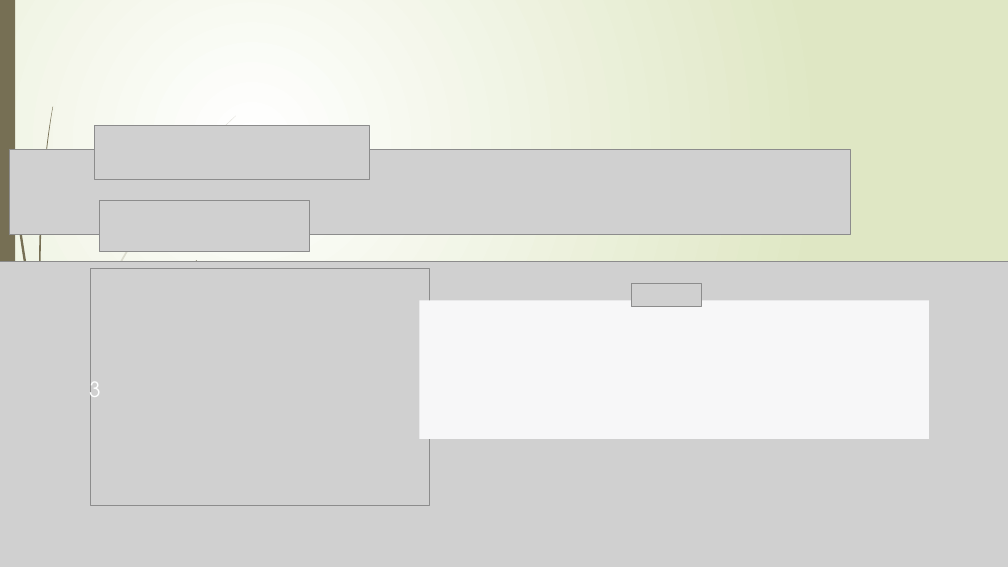
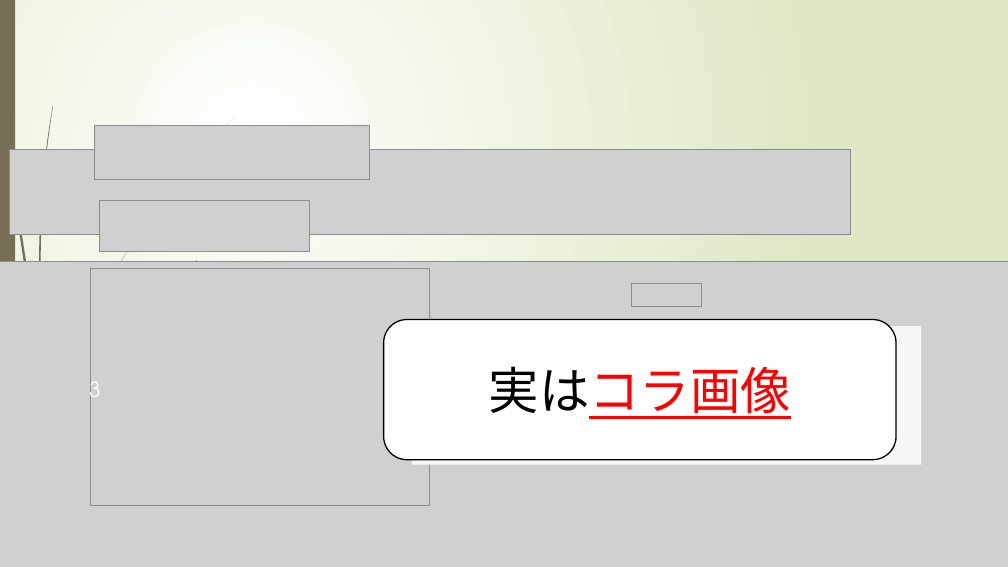
Before and after one commit to tmkttmkt/DevilTRex, a slide deck: slide 3 of その他/夏休みの課題のゲーム/GODAIGOisME_by森田/夏課題_ネットワーク技術/発表用.pptx. Drawn at 1008x567 pixels with LibreOffice and Linux fonts; fonts in the diff are those of the drawing; grey boxes stand for pictures; background and template pictures are left out. Boxes give left, top, right and bottom in pixels: in the first picture for what was removed or moved away, otherwise in the second. Text is boxed around its words. In the diff, an @@ line names an element or a change of style, - is before the commit and + after.

```diff
--- a/その他/夏休みの課題のゲーム/GODAIGOisME_by森田/夏課題_ネットワーク技術/発表用.pptx
+++ b/その他/夏休みの課題のゲーム/GODAIGOisME_by森田/夏課題_ネットワーク技術/発表用.pptx
@@ rounded rectangle added at [384, 320, 897, 460], fill #FFFFFF, outline #000000 1.25 pt, 48 pt, text #FF0000, underline @@
+実はコラ画像
@@ rectangle: place and size @@
-rectangle at [420, 300, 929, 439]
+rectangle at [411, 326, 921, 464]
```
Also in this commit, not shown: 3 other slides changed, 8 slides added, 3 slides removed, 6 other files.
